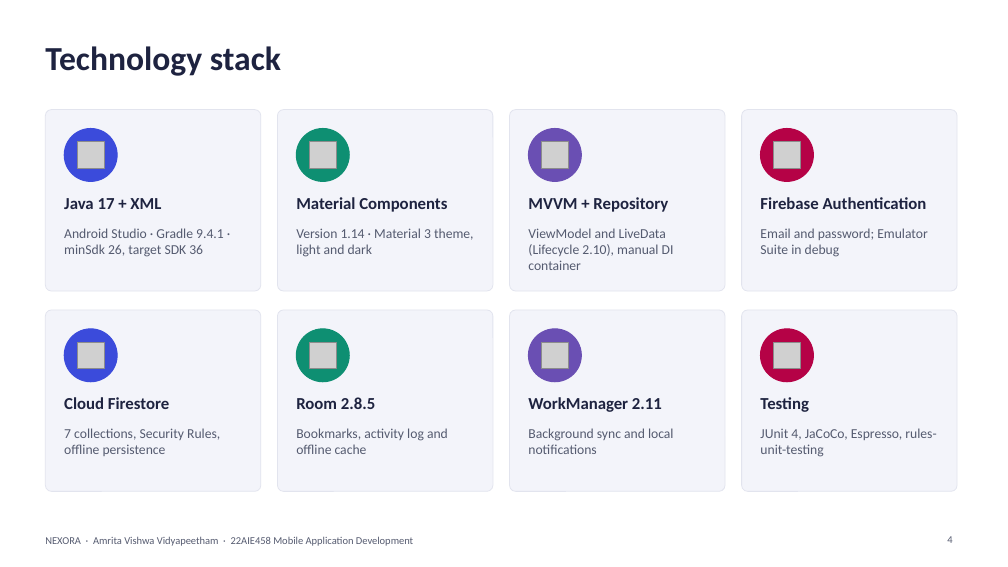
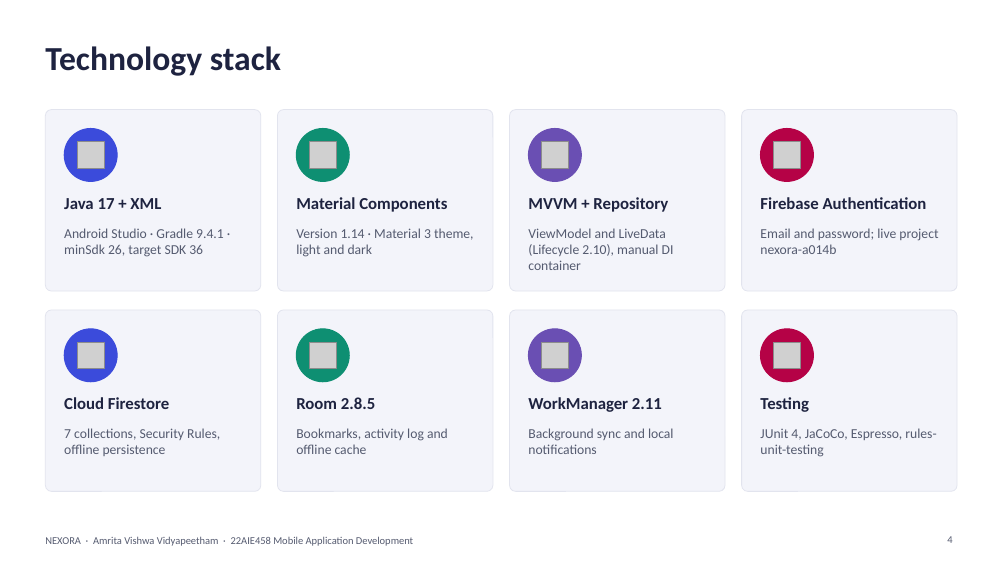
Before and after one commit to RuthiKode/nexora, a slide deck: slide 4 of project_documentation/NEXORA_Project_Presentation.pptx. Drawn at 1008x567 pixels with LibreOffice and Linux fonts; fonts in the diff are those of the drawing; grey boxes stand for pictures. Boxes give left, top, right and bottom in pixels: in the first picture for what was removed or moved away, otherwise in the second. Text is boxed around its words. In the diff, an @@ line names an element or a change of style, - is before the commit and + after.

Commit message:
Update report and presentation for live deployment and officer sign-up

```diff
--- a/project_documentation/NEXORA_Project_Presentation.pptx
+++ b/project_documentation/NEXORA_Project_Presentation.pptx
@@ text at bbox=[760, 228, 938, 254]: text changed @@
-Email and password; Emulator Suite in debug
+Email and password; live project nexora-a014b
```
Also in this commit, not shown: 5 other slides changed, 2 other files.
